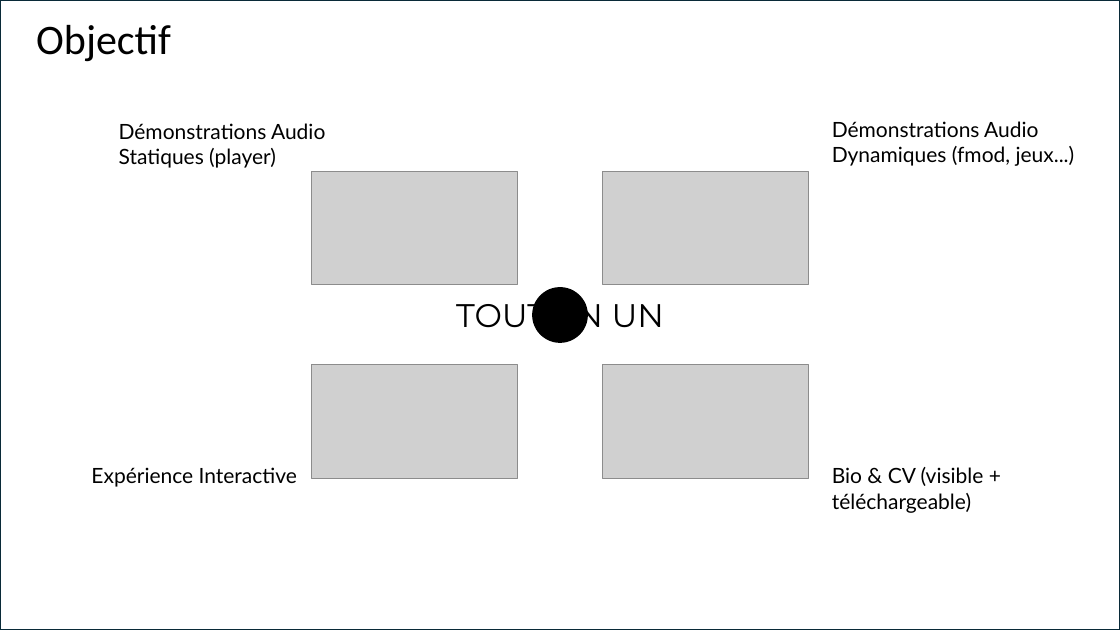
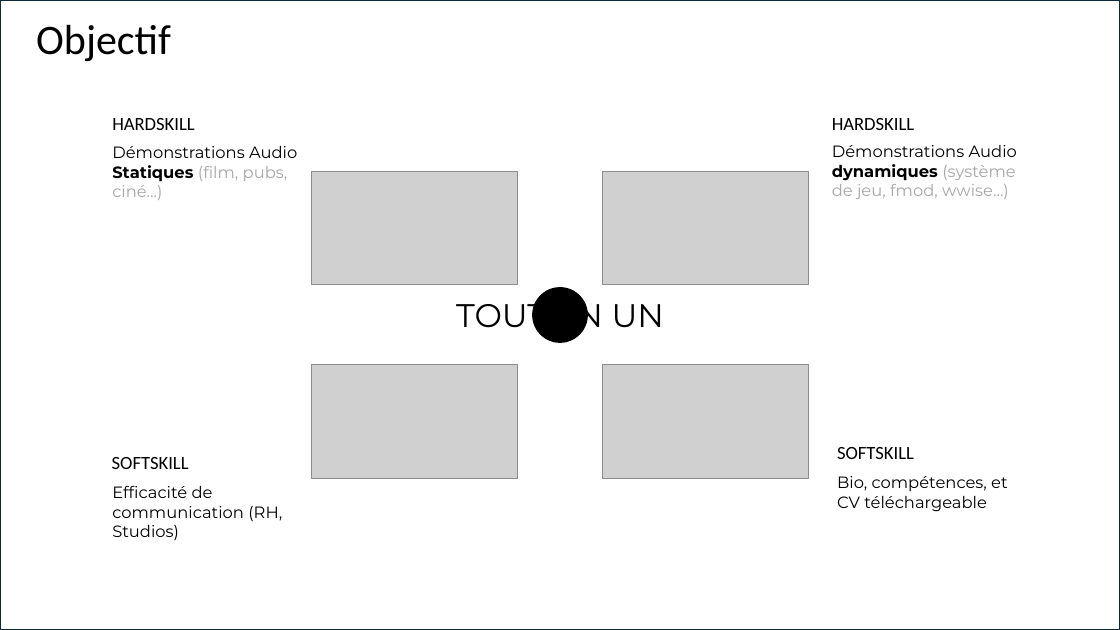
Before and after one commit to arthurkowskii/arthurkowskii.com, a slide deck: slide 3 of PES.pptx. Drawn at 1120x630 pixels with LibreOffice and Linux fonts; fonts in the diff are those of the drawing; grey boxes stand for pictures. Boxes give left, top, right and bottom in pixels: in the first picture for what was removed or moved away, otherwise in the second. Text is boxed around its words. In the diff, an @@ line names an element or a change of style, - is before the commit and + after.

Commit message:
PES powerpoint edit

```diff
--- a/PES.pptx
+++ b/PES.pptx
@@ text added at (112, 118, 194, 130), 16 pt, text #000000 @@
+HARDSKILL
@@ text added at (832, 118, 914, 130), 16 pt, text #000000 @@
+HARDSKILL
@@ text at (112, 146, 297, 200): text changed; size 18 to 14 pt; font Lato to Montserrat @@
-Démonstrations Audio
-Statiques (player)
+Démonstrations Audio Statiques (film, pubs, ciné...)
@@ text at (832, 145, 1017, 199): text changed; size 18 to 14 pt; font Lato to Montserrat @@
-Démonstrations Audio
-Dynamiques (fmod, jeux...)
+Démonstrations Audio dynamiques (système de jeu, fmod, wwise...)
@@ text added at (837, 447, 914, 459), 16 pt, text #000000 @@
+SOFTSKILL
@@ text removed at (91, 467, 297, 487) @@
-Expérience Interactive
@@ text added at (112, 457, 189, 469), 16 pt, text #000000 @@
+SOFTSKILL
@@ text at (837, 476, 1008, 512): text changed; size 18 to 14 pt; font Lato to Montserrat @@
-Bio & CV (visible + téléchargeable)
+Bio, compétences, et CV téléchargeable
@@ text added at (112, 485, 282, 540), 14 pt, text #000000 @@
+Efficacité de communication (RH, Studios)
```
Also in this commit, not shown: 1 slide added, 1 slide removed.
